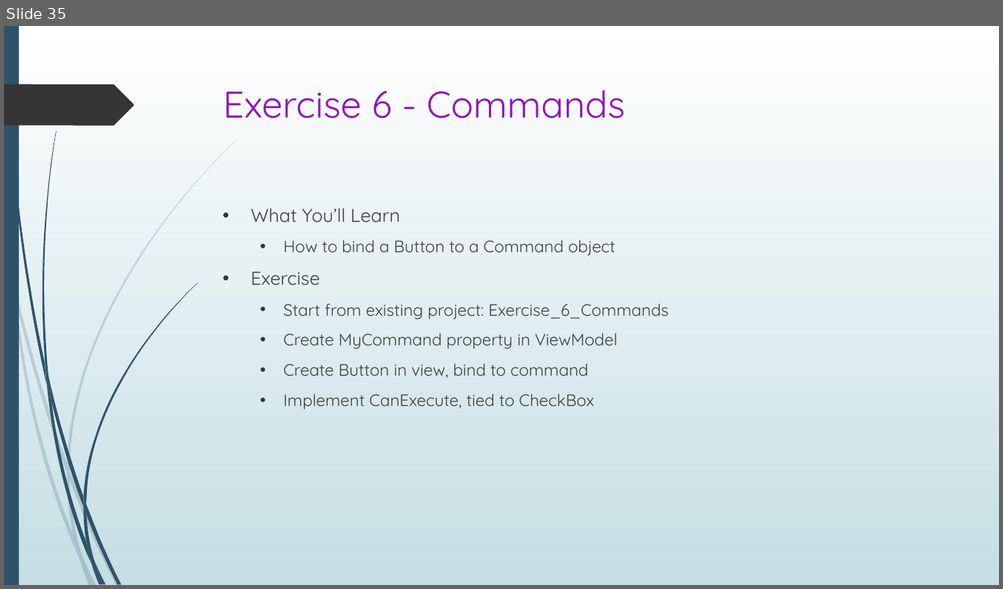
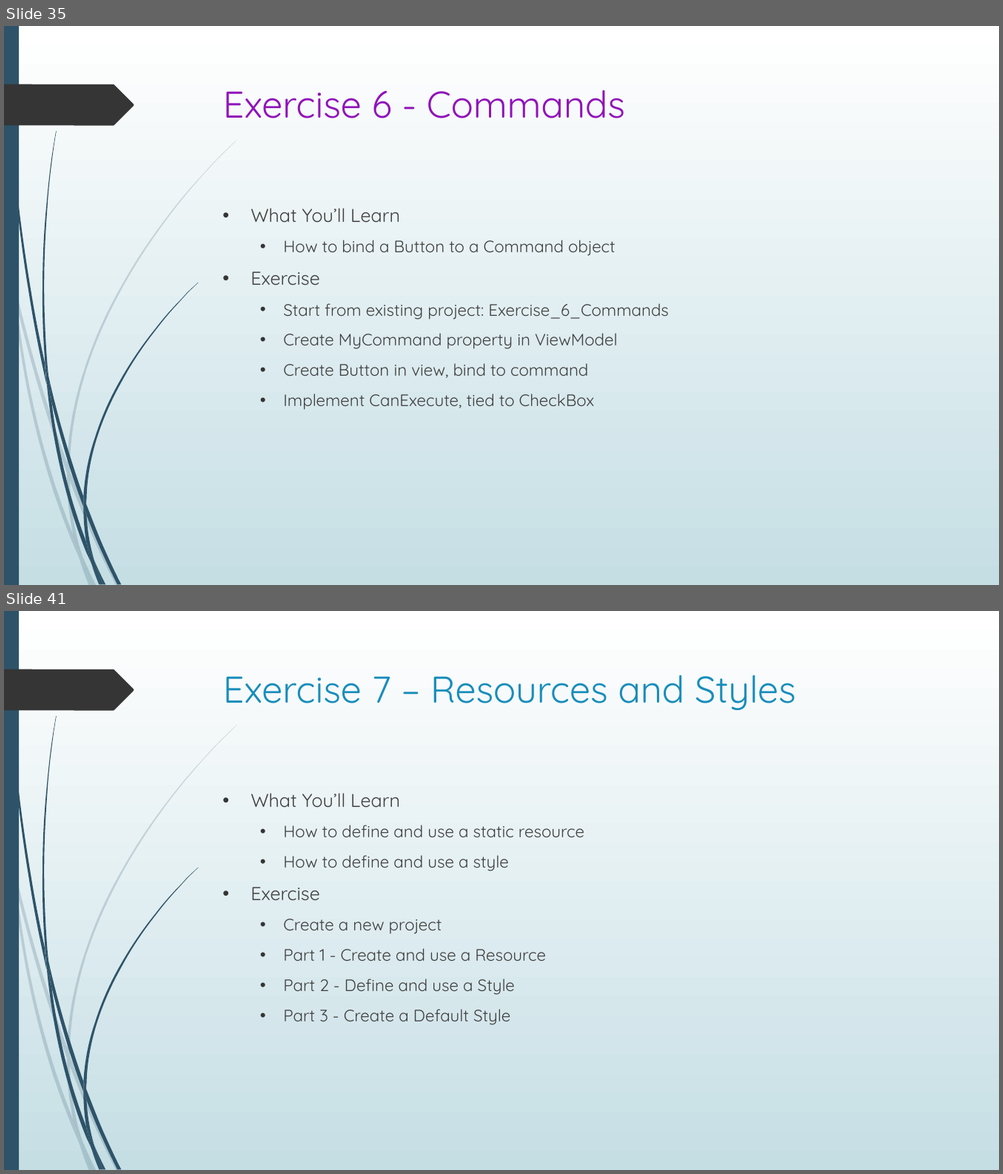
Before and after one commit to seanpsexton/wpf-workshop-solutions, a slide deck: WPF-Workshop-Sexton-Oct2023.pptx. Shown one above the other, each under a label of ours: slide 35 before the commit, slides 35 and 41 after it; the slides between them are not shown. The pictures are 1003x589 and 1003x1174 pixels, drawn with LibreOffice and Linux fonts; fonts in the diff are those of the drawing. Boxes give left, top, right and bottom in pixels: in the first picture for what was removed or moved away, otherwise in the second. Text is boxed around its words. In the diff, an @@ line names an element or a change of style, - is before the commit and + after.

```diff
--- a/WPF-Workshop-Sexton-Oct2023.pptx
+++ b/WPF-Workshop-Sexton-Oct2023.pptx
@@ slide 41 added at bbox=[4, 611, 999, 1170], background gradient #FFFFFF to #C5DEE5; not listed: 24 template elements that a slide beside it also shows @@
@@ title added at bbox=[223, 675, 796, 710], 36 pt, text #178DBB @@
+Exercise 7 – Resources and Styles
@@ text added at bbox=[250, 793, 584, 1025], 16 pt, text #404040 @@
+• What You’ll Learn
+  • How to define and use a static resource
+  • How to define and use a style
+• Exercise
+  • Create a new project
+  • Part 1 - Create and use a Resource
+  • Part 2 - Define and use a Style
+  • Part 3 - Create a Default Style
```
Also in this commit, not shown: 5 other slides added.
